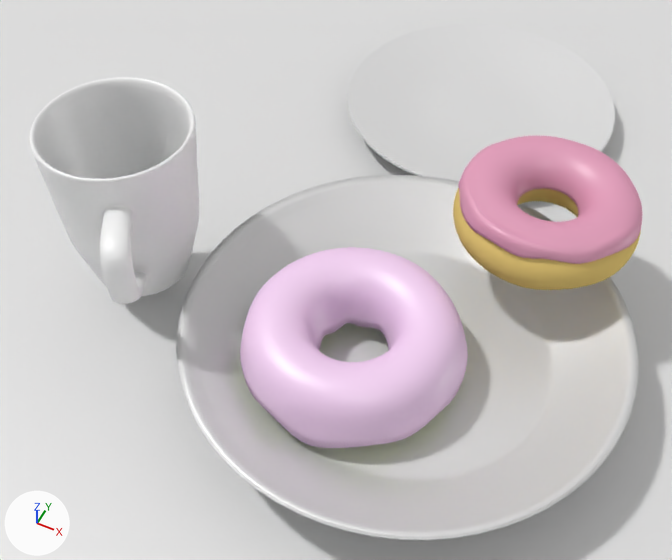
An edit to the Blender file donut.blend, drawn before and after from the same camera.
One viewpoint serves both versions: a 50 mm lens placed at (-0.18, 0.32, -2.89), pointed at (-2.12, 4.18, -7.72). Every picture has the same lights, and +X, +Y and +Z are marked at lower left.
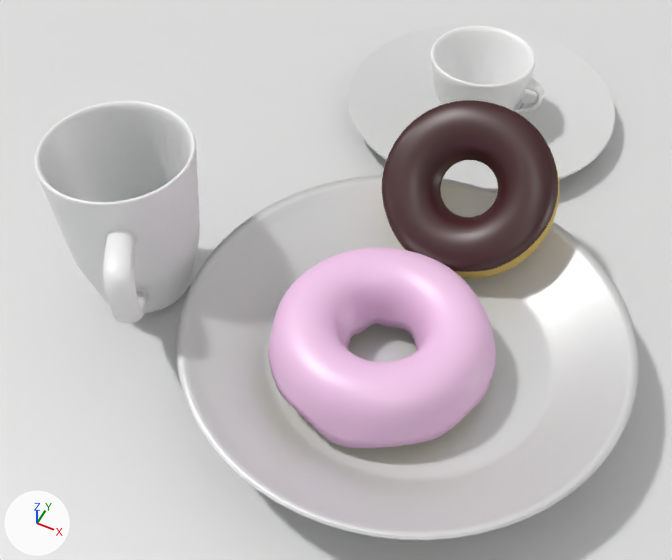
Changed parts and their boxes [x1, y1, x2, y2] in the pictures (672 x 560 px):
'top01', moved
    before: [240, 247, 468, 448]
    after: [268, 247, 496, 448]
'icing', recoloured, moved, turned
    before: [458, 136, 642, 264]
    after: [382, 100, 558, 272]
'Cylinder', moved
    before: [30, 77, 199, 304]
    after: [35, 101, 200, 323]
'Cylinder.002', added
    after: [430, 26, 544, 112]
'donut', moved, turned
    before: [453, 188, 641, 290]
    after: [388, 157, 559, 279]

Patch to the scene script:
```diff
--- a/donut.blend.py
+++ b/donut.blend.py
@@ mat_material_001 @@
 n3 = _N.new('ShaderNodeBsdfDiffuse'); n3.name = 'Diffuse BSDF'
-n3.inputs[0].default_value = (0.8, 0.351, 0.51, 1.0)  # 'Color', pink #e7a0bd
+n3.inputs[0].default_value = (0.0522, 0.00426, 0.0057, 1.0)  # 'Color', dark red #410e11
 _L.new(n2.outputs[0], n0.inputs[0])  # 'Shader' to 'Surface'
@@ mat_material_009 @@
+mat_material_009 = bpy.data.materials.new('Material.009')
+# nodes: BsdfAnisotropic, BsdfDiffuse, MixShader, OutputMaterial
+# colours: white #ffffff
@@ me_cylinder_004 @@
+me_cylinder_004.from_pydata(...)  # 224 vertices, 208 faces, 4 loose edges; spans x -0.97..0.99, y -0.86..0.86, z -0.63..0.58
+me_cylinder_004.polygons.foreach_set('use_smooth', [True] * 208)
+me_cylinder_004.materials.append(mat_material_009)
@@ ob_donut02 @@
 ob_donut02 = bpy.data.objects.new('donut02', me_torus)
-ob_donut02.location = (-2.322, 3.557, -6.323)
+ob_donut02.location = (-2.164, 3.635, -6.323)
 ob_donut02.scale = (0.01, 0.01, 0.01)
@@ ob_cylinder @@
 ob_cylinder = bpy.data.objects.new('Cylinder', me_cylinder)
-ob_cylinder.location = (72.524, 200.841, -158.241)
+ob_cylinder.location = (72.504, 200.841, -158.432)
 _m = ob_cylinder.modifiers.new('Subsurf', 'SUBSURF')
@@ ob_donut @@
 ob_donut = bpy.data.objects.new('donut', me_torus_002)
-ob_donut.location = (-0.873, 4.87, -7.233)
+ob_donut.location = (-1.432, 5.037, -7.28)
+ob_donut.rotation_euler = (0.785, 0.0, 0.0)  # degrees (45, 0, 0)
 ob_donut.scale = (0.8, 0.8, 0.8)
@@ ob_cylinder_002 @@
+ob_cylinder_002 = bpy.data.objects.new('Cylinder.002', me_cylinder_004)
+ob_cylinder_002.location = (-1.883, 6.426, -7.479)
+ob_cylinder_002.scale = (0.5, 0.5, 0.5)
+_m = ob_cylinder_002.modifiers.new('Subsurf', 'SUBSURF')
+_m.levels = 2
```
